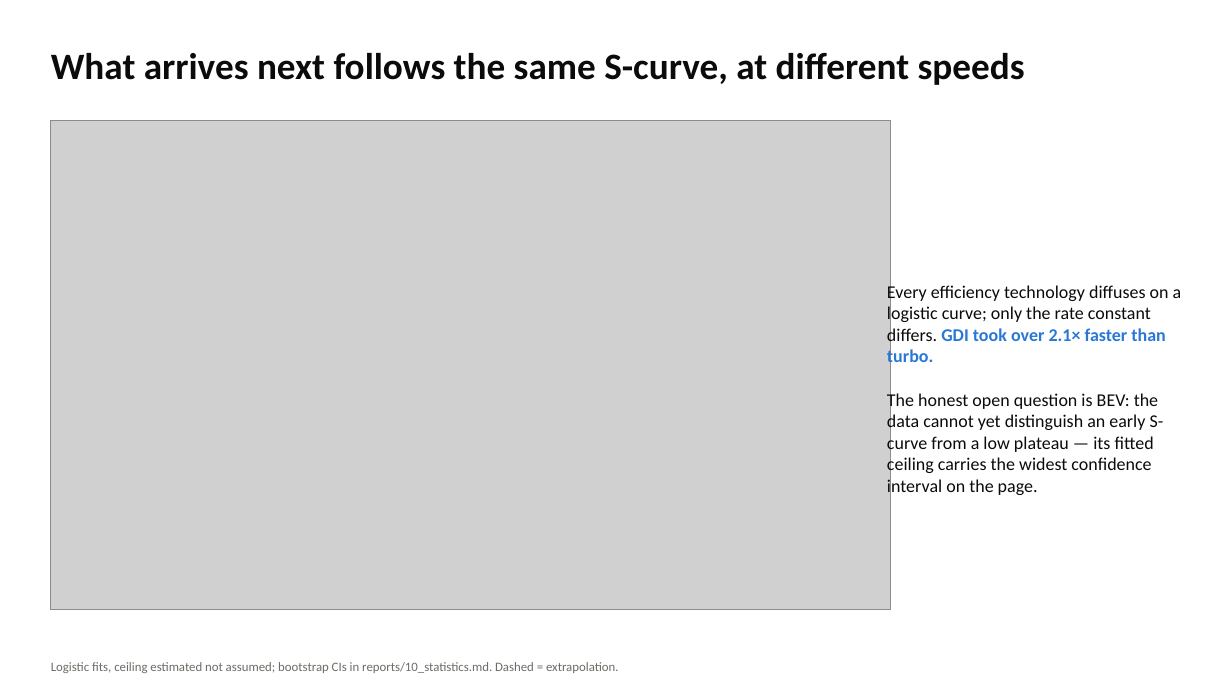
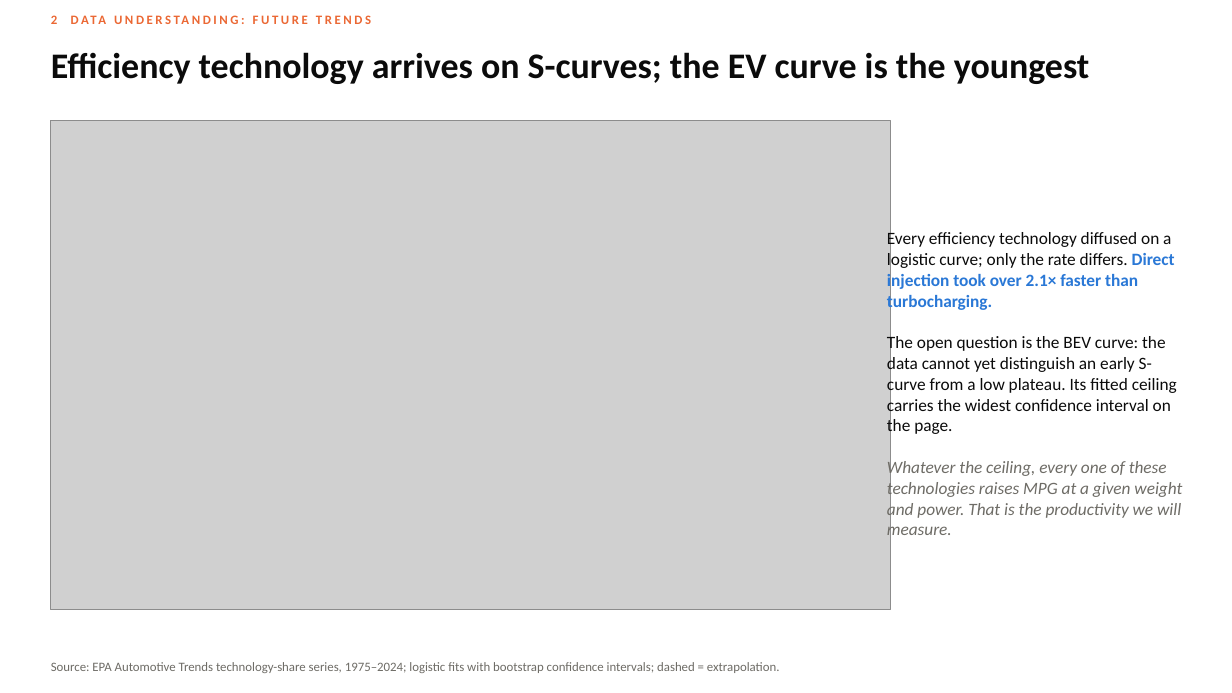
Before and after one commit to SCherwonik/OS3180, a slide deck: slide 7 of MPG Prediction Deck.pptx (slide 18 before the commit). Drawn at 1232x693 pixels with LibreOffice and Linux fonts; fonts in the diff are those of the drawing; grey boxes stand for pictures. Boxes give left, top, right and bottom in pixels: in the first picture for what was removed or moved away, otherwise in the second. Text is boxed around its words. In the diff, an @@ line names an element or a change of style, - is before the commit and + after.

```diff
--- a/MPG Prediction Deck.pptx
+++ b/MPG Prediction Deck.pptx
@@ text added at [51, 15, 57, 24], 10 pt, text #EB6834, bold @@
+2 DATA UNDERSTANDING: FUTURE TRENDS
@@ text at [51, 52, 1090, 84]: text changed; size 29 to 28 pt @@
-What arrives next follows the same S-curve, at different speeds
+Efficiency technology arrives on S-curves; the EV curve is the youngest
@@ text at [887, 230, 1182, 540]: text changed; size 14 to 13.5 pt @@
-Every efficiency technology diffuses on a logistic curve; only the rate constant differs. GDI took over 2.1× faster than turbo.
-The honest open question is BEV: the data cannot yet distinguish an early S-curve from a low plateau — its fitted ceiling carries the widest confidence interval on the page.
+Every efficiency technology diffused on a logistic curve; only the rate differs. Direct injection took over 2.1× faster than turbocharging.
+The open question is the BEV curve: the data cannot yet distinguish an early S-curve from a low plateau. Its fitted ceiling carries the widest confidence interval on the page.
+Whatever the ceiling, every one of these technologies raises MPG at a given weight and power. That is the productivity we will measure.
@@ text at [51, 662, 780, 673]: text changed @@
-Logistic fits, ceiling estimated not assumed; bootstrap CIs in reports/10_statistics.md. Dashed = extrapolation.
+Source: EPA Automotive Trends technology-share series, 1975–2024; logistic fits with bootstrap confidence intervals; dashed = extrapolation.
```
Also in this commit, not shown: 18 other slides changed, 15 slides added, 10 slides removed, 23 other files.
